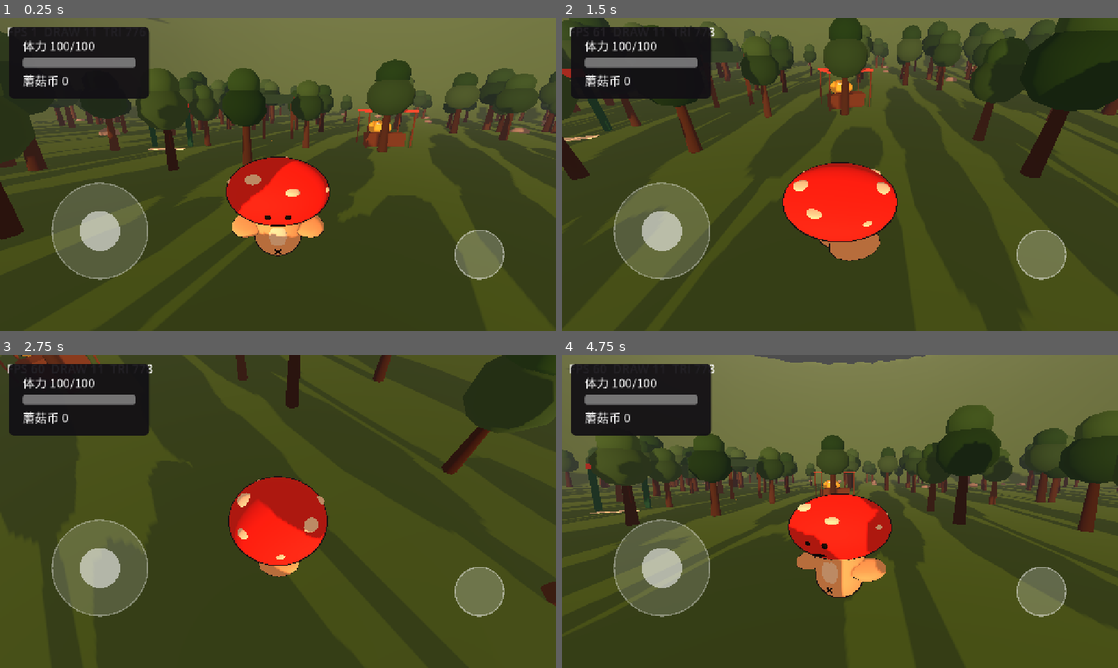
Above: before the commit, frames 1-4 (two rows, left to right).
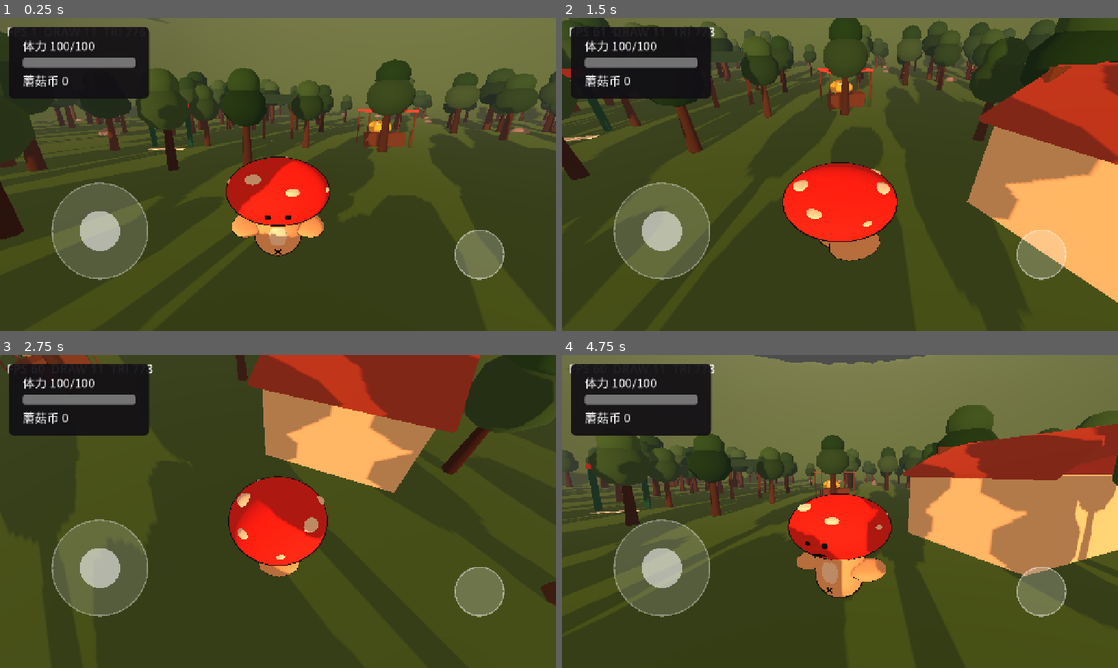
Above: after the commit, the same moments.

Repository: tuzkimo/fungi-party
Game: Godot game, scene res://game/main.tscn
Same seed, same stepped clock (60 frames per second), same inputs: the game is played once before the commit and once after it.
Inputs (mouse positions are in pixels of both pictures, inside the frame that each line leads up to):
- Up to frame 1 (0.25 s): no input
- Up to frame 2 (1.5 s): move the mouse to (962, 158) at 0.52 s; hold D (move_right) 0.53-1.25 s; hold Ctrl (orbit) 0.53-1.25 s; click (962, 158) at 0.67 s; tap Space (jump) at 0.77 s; drag from (728, 190) to (812, 237) at 1.27 s
- Up to frame 3 (2.75 s): tap Enter at 2 s; move the mouse to (333, 442) at 2.02 s; hold D (move_right) from 2.03 s (still down); hold Ctrl (orbit) from 2.03 s (still down); click (333, 442) at 2.17 s
- Up to frame 4 (4.75 s): release D (move_right) at 2.75 s; release Ctrl (orbit) at 2.75 s; drag from (812, 574) to (673, 464) at 2.77 s; tap Space (jump) at 3.5, 3.77 s; move the mouse to (1006, 558) at 3.52 s; hold A (move_left) 3.53-4.25 s; hold Ctrl (orbit) 3.53-4.25 s; click (1006, 558) at 3.67 s; drag from (673, 464) to (756, 433) at 4.27 s

The runs differ from the first frame. In frame 1, 0.2% of the frame differs, in the area x 85-99%, y 39-52%; in frame 2, 14%; in frame 3, 13%; in frame 4, 14%, in the area x 59-100%, y 22-71%.

Commit message:
v3：饭店、吃饭与咬一口的动画

Diff:
--- a/game/config.gd
+++ b/game/config.gd
@@ -80,6 +80,7 @@
 const DAYTIME_MAX_T := 0.80
 const NIGHT_TIME := 0.86
 const DAY_SAVE_INTERVAL := 5.0
+const MEAL_ANIMATION_SECONDS := 1.2
 const TENT_POS := Vector3(-8.0, 0.0, 2.0)
 const RESTAURANT_POS := Vector3(8.0, 0.0, 2.0)
 const SUN_DISTANCE := 120.0
--- a/game/main.tscn
+++ b/game/main.tscn
@@ -10,6 +10,7 @@
 [ext_resource type="Script" path="res://game/ui/bomb_panel.gd" id="8_bomb"]
 [ext_resource type="Script" path="res://game/ui/tent_panel.gd" id="9_tent_panel"]
 [ext_resource type="Script" path="res://game/ui/day_hud.gd" id="10_day_hud"]
+[ext_resource type="Script" path="res://game/ui/meal_panel.gd" id="11_meal_panel"]
 
 [node name="Main" type="Node3D"]
 script = ExtResource("7_main")
@@ -38,3 +39,6 @@
 
 [node name="DayHUD" type="CanvasLayer" parent="."]
 script = ExtResource("10_day_hud")
+
+[node name="MealPanel" type="CanvasLayer" parent="."]
+script = ExtResource("11_meal_panel")
--- a/game/player/movement.gd
+++ b/game/player/movement.gd
@@ -3,6 +3,9 @@
 ## 纯函数移动数学，方便无头测试。Node 脚本只做编排。
 
 const SQUASH_REFERENCE_SPEED := 10.0
+const CHEW_BITE_SECONDS := 0.35
+const CHEW_BITES := 3
+const CHEW_AMOUNT := 0.12
 
 
 static func accelerate(current: Vector3, target: Vector3, accel: float, decel: float, delta: float) -> Vector3:
@@ -21,3 +24,12 @@
 	if vertical_speed > 0.0:
 		return Vector3(1.0 - amount, 1.0 + amount, 1.0 - amount)
 	return Vector3.ONE
+
+
+## 吃饭时咬三口：每口 sin 一次「压扁 → 回弹」，咬完（含尾巴的停顿）回到原样。
+static func chew_scale(elapsed: float) -> Vector3:
+	if elapsed < 0.0 or elapsed > CHEW_BITE_SECONDS * CHEW_BITES:
+		return Vector3.ONE
+	var phase := fmod(elapsed, CHEW_BITE_SECONDS) / CHEW_BITE_SECONDS
+	var k := sin(PI * phase) * CHEW_AMOUNT
+	return Vector3(1.0 + k, 1.0 - k, 1.0 + k)
--- a/game/player/player.gd
+++ b/game/player/player.gd
@@ -16,6 +16,7 @@
 var _was_on_floor := true
 var _land_timer := 0.0
 var _walk_phase := 0.0
+var _chew := -1.0   # >= 0 表示正在吃饭，-1 表示没在咬
 
 
 static func resolve_direction(input: Vector2, camera_yaw: float) -> Vector3:
@@ -95,6 +96,11 @@
 	_animate(horizontal.length(), delta)
 
 
+## 咬三口：挤压力和走路的 squash 相乘，别把走路的挤掉。
+func chew() -> void:
+	_chew = 0.0
+
+
 func _turn(dir: Vector3, delta: float) -> void:
 	if dir.length() < 0.1:
 		return
@@ -103,6 +109,11 @@
 
 func _animate(speed: float, delta: float) -> void:
 	var squash := Movement.squash_stretch(velocity.y, Config.SQUASH_MAX)
+	if _chew >= 0.0:
+		_chew += delta
+		squash = squash * Movement.chew_scale(_chew)
+		if _chew > Config.MEAL_ANIMATION_SECONDS:
+			_chew = -1.0
 	if _land_timer > 0.0:
 		_land_timer = maxf(0.0, _land_timer - delta)
 		var k := _land_timer / 0.15
--- /dev/null
+++ b/game/ui/meal_panel.gd
@@ -0,0 +1,130 @@
+class_name MealPanel
+extends CanvasLayer
+
+## 走到饭店门口才出现的浮层：花 20 币吃一份，回 25 体力，一天三份。
+## 见底之后打烊——「吃不吃」要在太阳落山前决定。每帧惰性找 restaurant。
+
+var _root: Control
+var _stamina: Label
+var _coins: Label
+var _meals: Label
+var _eat: Button
+var _busy := false
+
+
+func _ready() -> void:
+	var root := Control.new()
+	root.name = "Root"
+	root.set_anchors_preset(Control.PRESET_FULL_RECT)
+	root.mouse_filter = Control.MOUSE_FILTER_IGNORE
+	root.theme = UIStyle.theme()
+	add_child(root)
+	_root = root
+
+	var dim := ColorRect.new()
+	dim.name = "Dim"
+	dim.color = Color(0.03, 0.03, 0.04, 0.55)
+	dim.set_anchors_preset(Control.PRESET_FULL_RECT)
+	dim.mouse_filter = Control.MOUSE_FILTER_IGNORE
+	root.add_child(dim)
+
+	var center := CenterContainer.new()
+	center.name = "Center"
+	center.set_anchors_preset(Control.PRESET_FULL_RECT)
+	center.mouse_filter = Control.MOUSE_FILTER_IGNORE
+	root.add_child(center)
+
+	var panel := PanelContainer.new()
+	panel.name = "Panel"
+	panel.custom_minimum_size = Vector2(620.0, 0.0)
+	panel.add_theme_stylebox_override("panel", UIStyle.panel())
+	center.add_child(panel)
+
+	var box := VBoxContainer.new()
+	box.add_theme_constant_override("separation", 14)
+	panel.add_child(box)
+
+	var title := Label.new()
+	title.text = "饭店"
+	title.horizontal_alignment = HORIZONTAL_ALIGNMENT_CENTER
+	title.add_theme_font_size_override("font_size", 38)
+	box.add_child(title)
+
+	_stamina = Label.new()
+	_stamina.horizontal_alignment = HORIZONTAL_ALIGNMENT_CENTER
+	box.add_child(_stamina)
+
+	_coins = Label.new()
+	_coins.horizontal_alignment = HORIZONTAL_ALIGNMENT_CENTER
+	box.add_child(_coins)
+
+	_meals = Label.new()
+	_meals.horizontal_alignment = HORIZONTAL_ALIGNMENT_CENTER
+	box.add_child(_meals)
+
+	_eat = Button.new()
+	_eat.custom_minimum_size = Vector2(260.0, 64.0)
+	_eat.size_flags_horizontal = Control.SIZE_SHRINK_CENTER
+	_eat.pressed.connect(_on_eat)
+	UIStyle.style_button(_eat)
+	box.add_child(_eat)
+
+	root.visible = false
+
+
+func _process(_delta: float) -> void:
+	var restaurant := get_tree().get_first_node_in_group("restaurant") as Restaurant
+	_root.visible = restaurant != null and restaurant.player_inside
+	if _root.visible:
+		_refresh()
+
+
+func _refresh() -> void:
+	var day_loop := get_tree().get_first_node_in_group("day_loop") as DayLoop
+	if day_loop == null:
+		return
+	var stamina := day_loop.stamina
+	var meals := day_loop.meals
+	var coins := int(Save.read()["coins"])
+	_stamina.text = "体力 %d/%d" % [stamina, Config.STAMINA_MAX]
+	_coins.text = "蘑菇币 %d" % coins
+	_meals.text = "今天第 %d/%d 份" % [mini(meals + 1, Config.MEALS_PER_DAY), Config.MEALS_PER_DAY]
+
+	var ok := bool(Day.meal(stamina, meals, coins)["ok"])
+	_eat.disabled = _busy or not ok
+	if ok:
+		_eat.text = "吃一份（%d 币）" % Config.MEAL_COINS
+	elif meals >= Config.MEALS_PER_DAY:
+		_eat.text = "今天吃够了"
+	elif coins < Config.MEAL_COINS:
+		_eat.text = "还差 %d 币" % (Config.MEAL_COINS - coins)
+	elif stamina >= Config.STAMINA_MAX:
+		_eat.text = "还饱着"
+	else:
+		_eat.text = "打烊了，明天再来"
+
+
+func _on_eat() -> void:
+	if _busy:
+		return
+	if not Save.eat_meal():
+		return
+	_busy = true
+	_eat.disabled = true
+
+	var player := get_tree().get_first_node_in_group("player") as Player
+	if player != null:
+		player.chew()
+		var bowl := MealBowl.create()
+		bowl.position = Vector3(0.0, 0.9, 0.9)
+		player.add_child(bowl)
+		bowl.play()
+
+	var day_loop := get_tree().get_first_node_in_group("day_loop") as DayLoop
+	if day_loop != null:
+		day_loop.refresh()
+	_refresh()
+
+	await get_tree().create_timer(Config.MEAL_ANIMATION_SECONDS).timeout
+	_busy = false
+	_refresh()
--- a/game/world/forest.tscn
+++ b/game/world/forest.tscn
@@ -10,6 +10,7 @@
 [ext_resource type="Script" path="res://game/world/bomb_ring.gd" id="8_bomb"]
 [ext_resource type="Script" path="res://game/world/tent.gd" id="9_tent"]
 [ext_resource type="Script" path="res://game/world/day_loop.gd" id="10_day_loop"]
+[ext_resource type="Script" path="res://game/world/restaurant.gd" id="11_restaurant"]
 
 [sub_resource type="ProceduralSkyMaterial" id="Sky_1"]
 sky_top_color = Color(0.33, 0.5, 0.78, 1)
@@ -68,6 +69,10 @@
 position = Vector3(-8, 0, 2)
 script = ExtResource("9_tent")
 
+[node name="Restaurant" type="Node3D" parent="."]
+position = Vector3(8, 0, 2)
+script = ExtResource("11_restaurant")
+
 [node name="DayNight" type="Node" parent="."]
 script = ExtResource("4_day")
 sun_path = NodePath("../Sun")
--- /dev/null
+++ b/game/world/meal_bowl.gd
@@ -0,0 +1,51 @@
+class_name MealBowl
+extends Node3D
+
+## 吃饭动画里的那碗饭：浮在玩家面前放大出现 → 停一下 → 缩没。不碰存档，演完自己删。
+
+const BOWL_COLOR := Color(0.86, 0.88, 0.92)
+const RICE_COLOR := Color(0.99, 0.97, 0.92)
+const APPEAR_SECONDS := 0.15
+const HOLD_SECONDS := 0.9
+const VANISH_SECONDS := 0.15
+
+
+static func create() -> MealBowl:
+	var bowl := MealBowl.new()
+	bowl.name = "MealBowl"
+
+	var bowl_mesh := CylinderMesh.new()
+	bowl_mesh.top_radius = 0.24
+	bowl_mesh.bottom_radius = 0.17
+	bowl_mesh.height = 0.18
+	bowl_mesh.radial_segments = 16
+	bowl.add_child(_part(bowl_mesh, BOWL_COLOR, Vector3(0.0, 0.0, 0.0), Vector3.ONE))
+
+	var rice_mesh := SphereMesh.new()
+	rice_mesh.radius = 0.21
+	rice_mesh.height = 0.42
+	rice_mesh.radial_segments = 16
+	rice_mesh.rings = 8
+	bowl.add_child(_part(rice_mesh, RICE_COLOR, Vector3(0.0, 0.12, 0.0), Vector3(1.0, 0.55, 1.0)))
+	return bowl
+
+
+static func _part(mesh: Mesh, color: Color, pos: Vector3, scale: Vector3) -> MeshInstance3D:
+	var material := StandardMaterial3D.new()
+	material.albedo_color = color
+	material.roughness = 0.85
+	var node := MeshInstance3D.new()
+	node.mesh = mesh
+	node.position = pos
+	node.scale = scale
+	node.material_override = material
+	return node
+
+
+func play() -> void:
+	scale = Vector3.ONE * 0.01
+	var tween := create_tween()
+	tween.tween_property(self, "scale", Vector3.ONE, APPEAR_SECONDS)
+	tween.tween_interval(HOLD_SECONDS)
+	tween.tween_property(self, "scale", Vector3.ONE * 0.01, VANISH_SECONDS)
+	tween.tween_callback(queue_free)
--- /dev/null
+++ b/game/world/restaurant.gd
@@ -0,0 +1,85 @@
+class_name Restaurant
+extends Node3D
+
+## 森林饭店：方盒子 + 斜屋顶 + 招牌，门朝 -Z（朝出生点）。
+## 跟帐篷一眼分得开：帐篷是布、人字棚；这里是墙、屋顶、招牌。
+
+const WALL := Color(0.93, 0.86, 0.72)
+const ROOF := Color(0.66, 0.32, 0.26)
+const WOOD := Color(0.42, 0.28, 0.18)
+const BOWL := Color(0.96, 0.96, 0.94)
+const ROOF_ANGLE := deg_to_rad(25.0)
+const TRIGGER_SIZE := Vector3(3.4, 2.0, 3.4)
+
+var player_inside := false
+
+var _area: Area3D
+
+
+func _ready() -> void:
+	add_to_group("restaurant")
+
+	var wall := _solid(WALL)
+	_box("WallBack", Vector3(4.4, 2.2, 0.2), Vector3(0.0, 1.1, 1.9), wall)
+	for side in [-1.0, 1.0]:
+		_box("WallSide", Vector3(0.2, 2.2, 4.0), Vector3(side * 2.1, 1.1, 0.0), wall)
+	# 正面留门洞：两块墙板之间空 1.2 米，上面补一条门楣
+	for side in [-1.0, 1.0]:
+		_box("WallFront", Vector3(1.6, 2.2, 0.2), Vector3(side * 1.4, 1.1, -1.9), wall)
+	_box("Lintel", Vector3(1.2, 0.5, 0.2), Vector3(0.0, 1.95, -1.9), wall)
+
+	# 两块斜顶拼成人字，脊线沿 Z
+	_box("RoofRight", Vector3(2.6, 0.14, 4.6), Vector3(1.15, 2.75, 0.0), _solid(ROOF), Vector3(0.0, 0.0, -ROOF_ANGLE))
+	_box("RoofLeft", Vector3(2.6, 0.14, 4.6), Vector3(-1.15, 2.75, 0.0), _solid(ROOF), Vector3(0.0, 0.0, ROOF_ANGLE))
+
+	# 招牌：门上一块板，板上一个碗
+	_box("Sign", Vector3(1.8, 0.7, 0.1), Vector3(0.0, 2.9, -2.05), _solid(WOOD))
+	var bowl_mesh := SphereMesh.new()
+	bowl_mesh.radius = 0.3
+	bowl_mesh.height = 0.3
+	bowl_mesh.radial_segments = 16
+	bowl_mesh.rings = 8
+	var sign_bowl := MeshInstance3D.new()
+	sign_bowl.name = "SignBowl"
+	sign_bowl.mesh = bowl_mesh
+	sign_bowl.position = Vector3(0.0, 2.9, -2.2)
+	sign_bowl.scale = Vector3(1.0, 0.5, 1.0)
+	sign_bowl.material_override = _solid(BOWL)
+	add_child(sign_bowl)
+
+	_area = Area3D.new()
+	_area.name = "Trigger"
+	_area.position = Vector3(0.0, 1.0, -3.2)
+	var shape := CollisionShape3D.new()
+	var box := BoxShape3D.new()
+	box.size = TRIGGER_SIZE
+	shape.shape = box
+	_area.add_child(shape)
+	add_child(_area)
+
+
+func _physics_process(_delta: float) -> void:
+	player_inside = false
+	for body in _area.get_overlapping_bodies():
+		if body is Player:
+			player_inside = true
+			break
+
+
+func _box(node_name: String, size: Vector3, pos: Vector3, material: Material, rot: Vector3 = Vector3.ZERO) -> void:
+	var mesh := BoxMesh.new()
+	mesh.size = size
+	var node := MeshInstance3D.new()
+	node.name = node_name
+	node.mesh = mesh
+	node.position = pos
+	node.rotation = rot
+	node.material_override = material
+	add_child(node)
+
+
+func _solid(color: Color) -> StandardMaterial3D:
+	var material := StandardMaterial3D.new()
+	material.albedo_color = color
+	material.roughness = 0.9
+	return material
--- a/tests/test_movement.gd
+++ b/tests/test_movement.gd
@@ -27,3 +27,10 @@
 func test_big_delta_does_not_overshoot() -> void:
 	var v := Movement.accelerate(Vector3.ZERO, Vector3(3, 0, 0), 20.0, 25.0, 0.5)
 	check(v.length() <= 3.0001, "大 delta 也不越过目标速度（实得 %.3f）" % v.length())
+
+
+func test_chew_scale_bites_three_times() -> void:
+	check_eq(Movement.chew_scale(-0.1), Vector3.ONE, "没开始不挤压")
+	check(Movement.chew_scale(0.05) != Vector3.ONE, "咬下去的瞬间有挤压")
+	check(Movement.chew_scale(0.6) != Vector3.ONE, "第二口也在挤压")
+	check_eq(Movement.chew_scale(1.4), Vector3.ONE, "咬完回到原样")
Not shown: 1 places in game/main.tscn that only renumber resources
Not shown, added: game/systems/day.gd.uid
Not shown, added: game/ui/day_hud.gd.uid
Not shown, added: game/ui/meal_panel.gd.uid
Not shown, added: game/ui/tent_panel.gd.uid
Not shown, added: game/world/day_loop.gd.uid
Not shown: 1 places in game/world/forest.tscn that only renumber resources
Not shown, added: game/world/meal_bowl.gd.uid
Not shown, added: game/world/restaurant.gd.uid
Not shown, added: game/world/tent.gd.uid
Not shown, added: tests/test_day.gd.uid
Not shown, added: tests/test_save_fields.gd.uid
